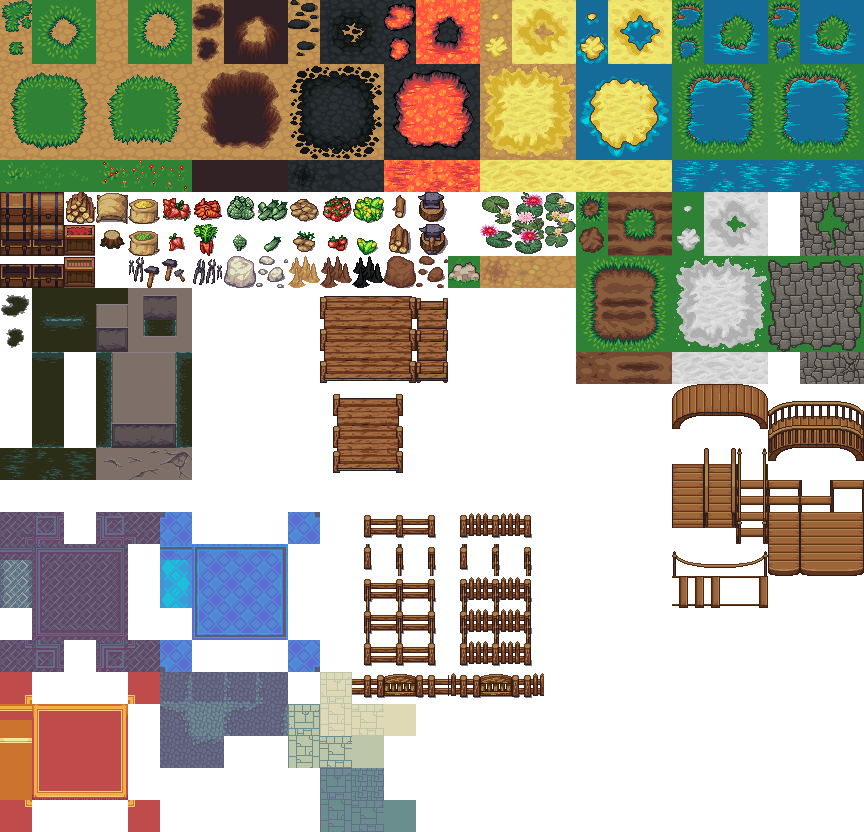
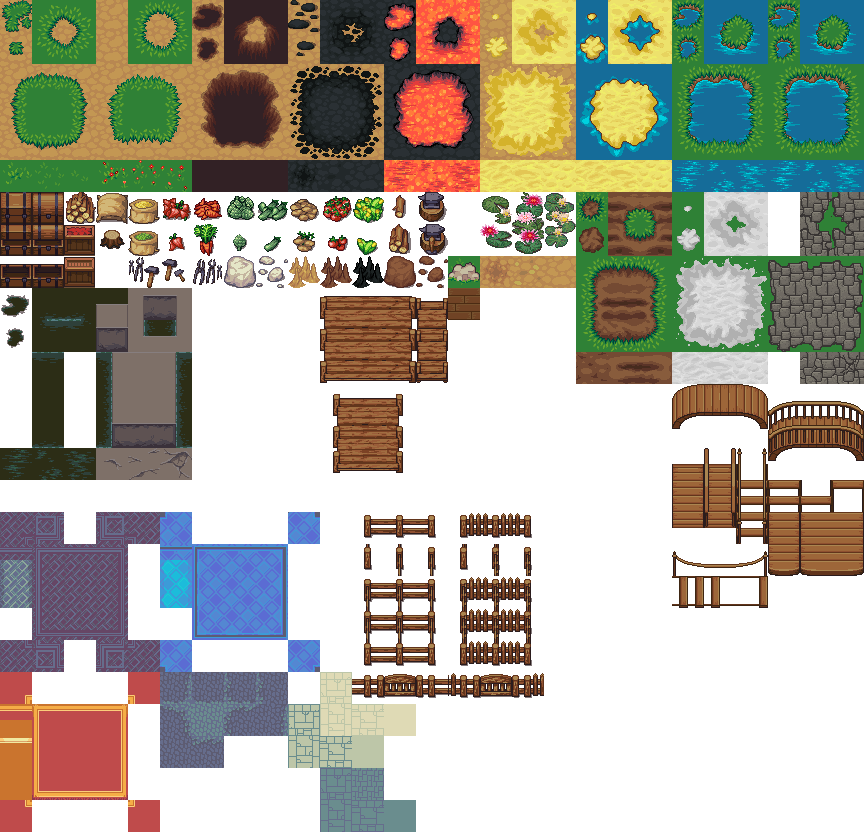
Before/after of a w=864, h=832 layered artwork. What changed in the layer stack:
added layer "Pasted Layer" above "lpc.png" over (448, 288, 480, 320)
